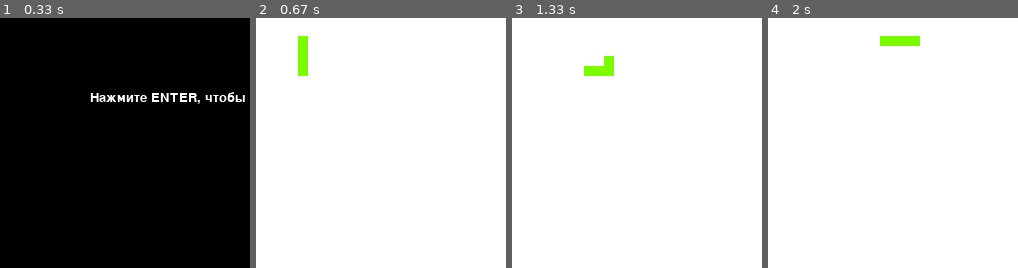
Above: before the commit, frames 1-4 (left to right).
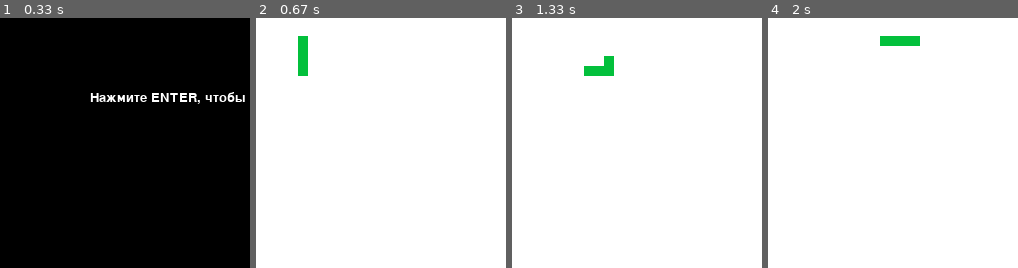
Above: after the commit, the same moments.

Repository: MrGoldSky/Git_yandex
Game: pygame game, started from Project_pygame/main.py
The game is run twice, just before and just after one commit, with the same random seed, the same clock (stepped at 60 frames per second) and the same inputs.
Inputs:
- Up to frame 1 (0.33 s): no input
- Up to frame 2 (0.67 s): tap Enter at 0.33 s
- Up to frame 3 (1.33 s): hold Right 0.67-1.13 s; hold Up from 1.17 s (still down)
- Up to frame 4 (2 s): release Up at 1.47 s; hold Right 1.5-1.97 s
The pictures show only the part of the screen within x 12-62%, y 10-60%; the shares and areas given below are measured in that part.

Frame 1 is identical in both runs. In frame 2, 0.6% of the frame differs, in the area x 16-21%, y 7-24%; in frame 3, 0.6%; in frame 4, 0.6%.

Commit message:
Изменены цвета

Diff:
--- a/Project_pygame/main.py
+++ b/Project_pygame/main.py
@@ -11,9 +11,9 @@
 
 black = pygame.Color(0, 0, 0)
 white = pygame.Color(255, 255, 255)
-collor_score = pygame.Color(220, 20, 60)
-collor_snake = pygame.Color(124, 252, 0)
-collor_apple = pygame.Color(255, 0, 0)
+collor_score = pygame.Color(65, 105, 225)
+collor_snake = pygame.Color(3, 192, 60)
+collor_apple = pygame.Color(196, 48, 43)
 
 snake_speed = 10
 snake_position = [100, 50]
Binary file changed: Project_pygame/base/db.sqlite
